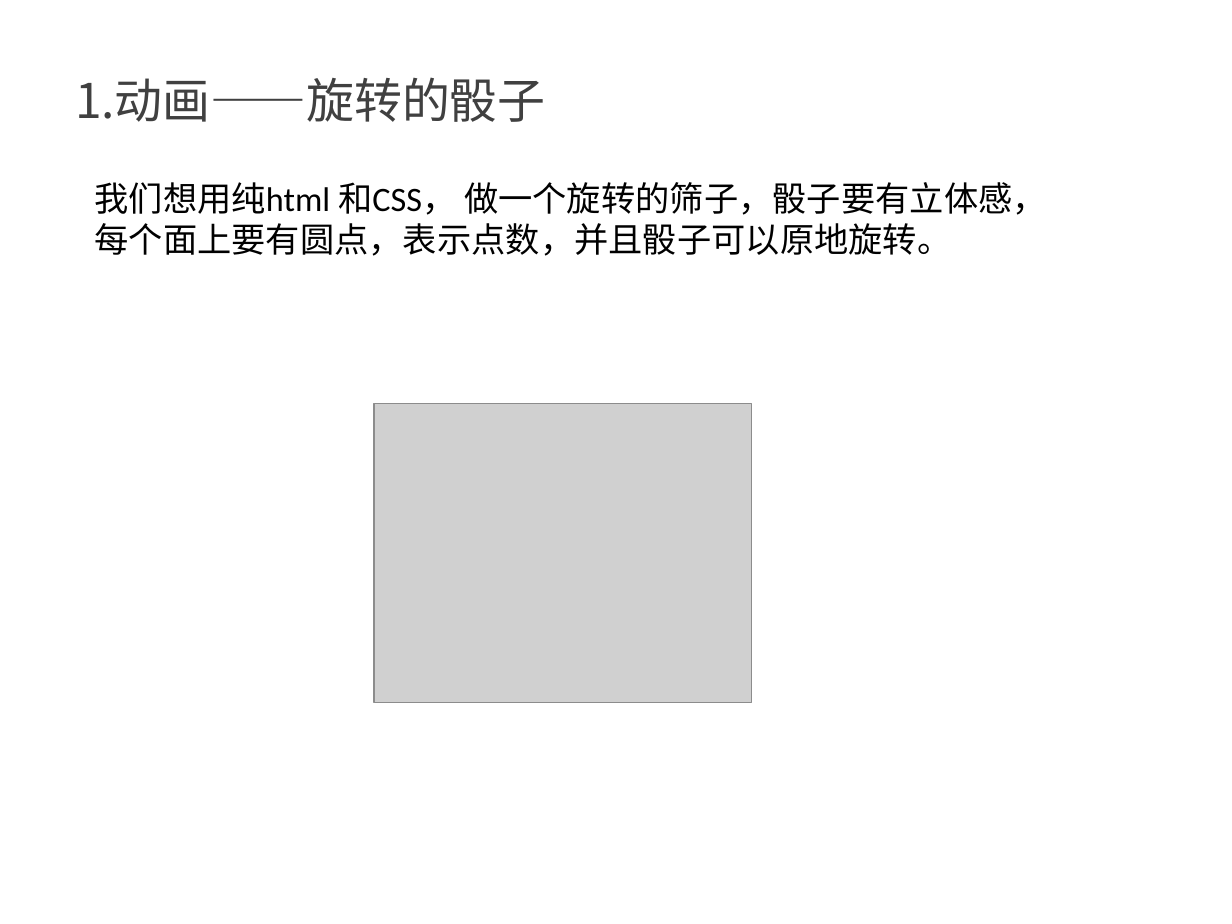
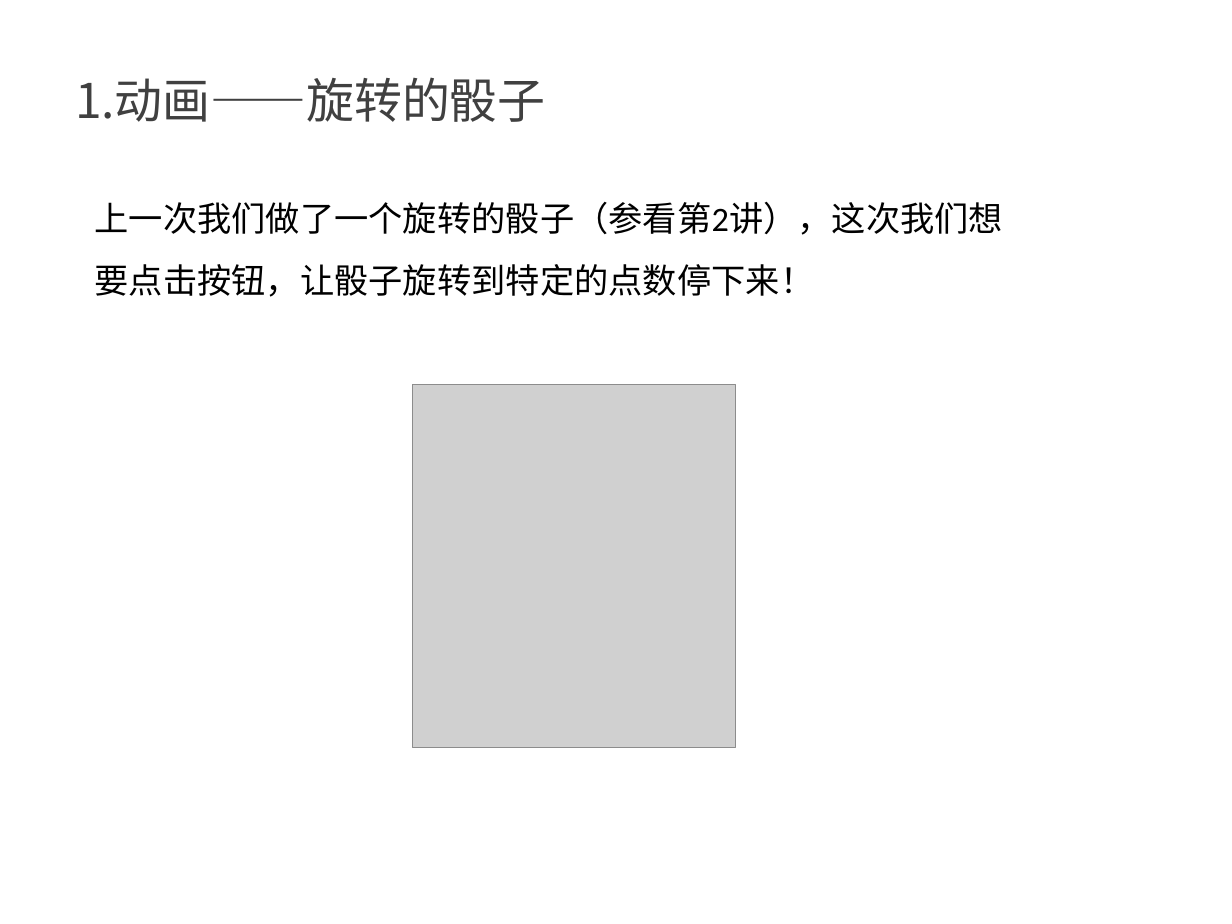
Before and after one commit to kong66/webAni, a slide deck: slide 2 of 3-dice2/dice.pptx. Drawn at 1232x924 pixels with LibreOffice and Linux fonts; fonts in the diff are those of the drawing; grey boxes stand for pictures. Boxes give left, top, right and bottom in pixels: in the first picture for what was removed or moved away, otherwise in the second. Text is boxed around its words. In the diff, an @@ line names an element or a change of style, - is before the commit and + after.

```diff
--- a/3-dice2/dice.pptx
+++ b/3-dice2/dice.pptx
@@ text at <box>94,202,1003,297</box>: text changed @@
-我们想用纯html 和CSS， 做一个旋转的筛子，骰子要有立体感，每个面上要有圆点，表示点数，并且骰子可以原地旋转。
+上一次我们做了一个旋转的骰子（参看第2讲），这次我们想要点击按钮，让骰子旋转到特定的点数停下来！
@@ picture: place and size @@
-picture at <box>375,404,752,703</box>
+picture at <box>413,384,736,748</box>
```
Also in this commit, not shown: 1 other slide changed, 4 slides added, 3 slides removed, 3 other files.
